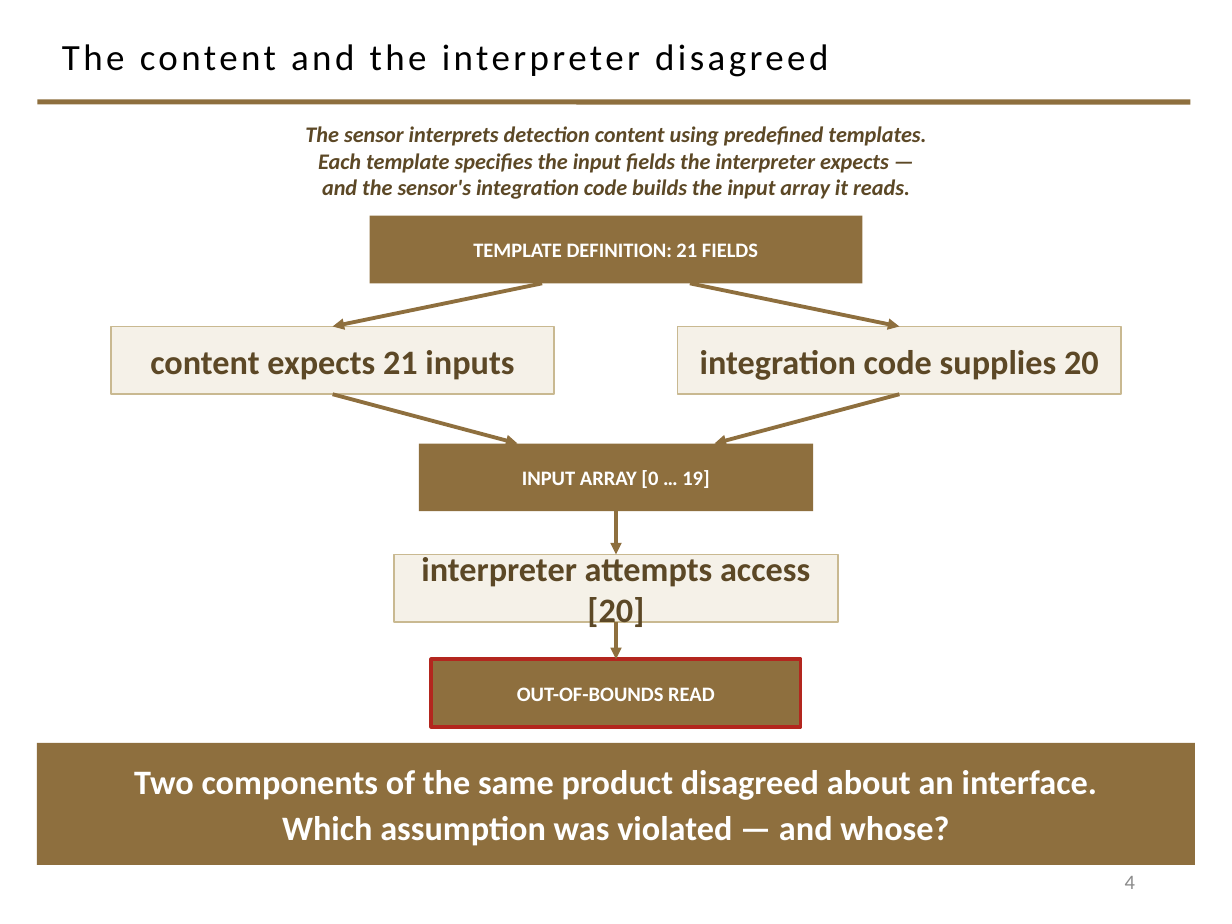
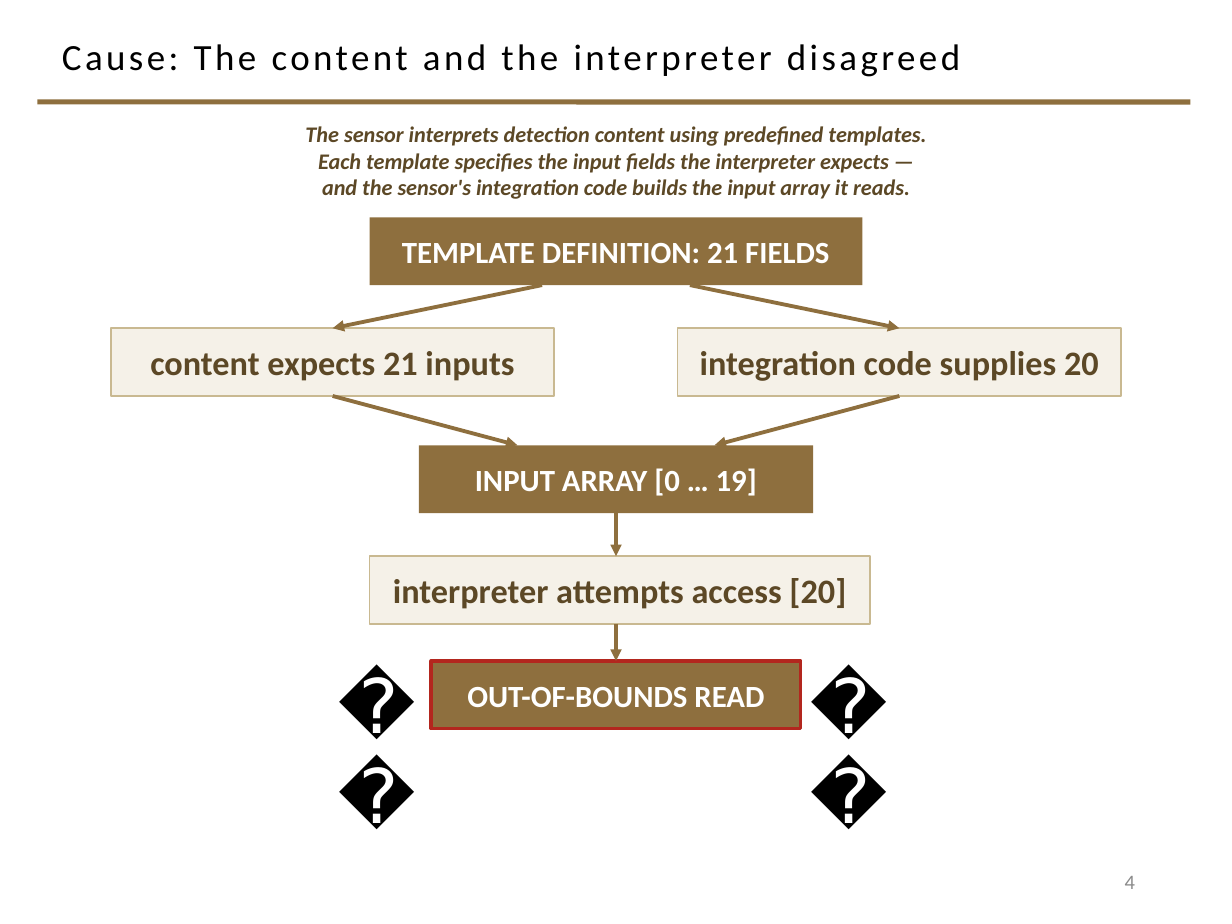
Before and after one commit to davisjam/model-based-agentic-software-engineering, a slide deck: slide 4 of course/lectures/act-2-delegation-and-control/04-failure-aware-engineering/2-4-Failure-Aware-Engineering.pptx. Drawn at 1232x924 pixels with LibreOffice and Linux fonts; fonts in the diff are those of the drawing; background and template pictures are left out. Boxes give left, top, right and bottom in pixels: in the first picture for what was removed or moved away, otherwise in the second. Text is boxed around its words. In the diff, an @@ line names an element or a change of style, - is before the commit and + after.

Commit message:
deck 2-4: author's own edits to slides 2 and 4
Committed on the author's behalf, from their working-tree save (mtime 12:54),
so the work is banked before further edits land on top. Not my change:

  - slide 2 footer: "Collect hypotheses before revealing the mechanism."
    becomes "What's your hypothesis?" — addressed to the room rather than to
    the instructor.
  - slide 4 title gains "Cause:" — naming the slide's role in the sequence.
  - slide 4 drops two footer bands ("Two components of the same product
    disagreed about an interface." / "Which assumption was violated — and
    whose?").
  - slide 4 gains two skull marks on the crash path.

Verified at this tree before committing: 0 duplicate zip entries, clean CRC,
30 slides, both OOXML validators clean, and the predict-then-reveal no-leak
check PASSES (no Cloudflare outcome detail reaches a slide before the reveal).

```diff
--- a/course/lectures/act-2-delegation-and-control/04-failure-aware-engineering/2-4-Failure-Aware-Engineering.pptx
+++ b/course/lectures/act-2-delegation-and-control/04-failure-aware-engineering/2-4-Failure-Aware-Engineering.pptx
@@ title at box(62, 44, 960, 77): text changed @@
-The content and the interpreter disagreed
+Cause: The content and the interpreter disagreed
@@ rectangle "interpreter attempts access [20]": place and size @@
-rectangle "interpreter attempts access [20]" at box(394, 554, 838, 622)
+rectangle "interpreter attempts access [20]" at box(370, 556, 870, 623)
@@ text added at box(326, 652, 413, 755), 44 pt, text #000000 @@
+💀
@@ text added at box(798, 652, 885, 755), 44 pt, text #000000 @@
+💀
@@ size 12 to 18 pt in 3 elements at box(370, 217, 862, 285), box(419, 445, 813, 513), box(431, 660, 801, 728) @@
@@ rectangle removed at box(37, 743, 1195, 865) @@
-Two components of the same product disagreed about an interface.
-Which assumption was violated — and whose?
```
Also in this commit, not shown: 2 other slides changed.
